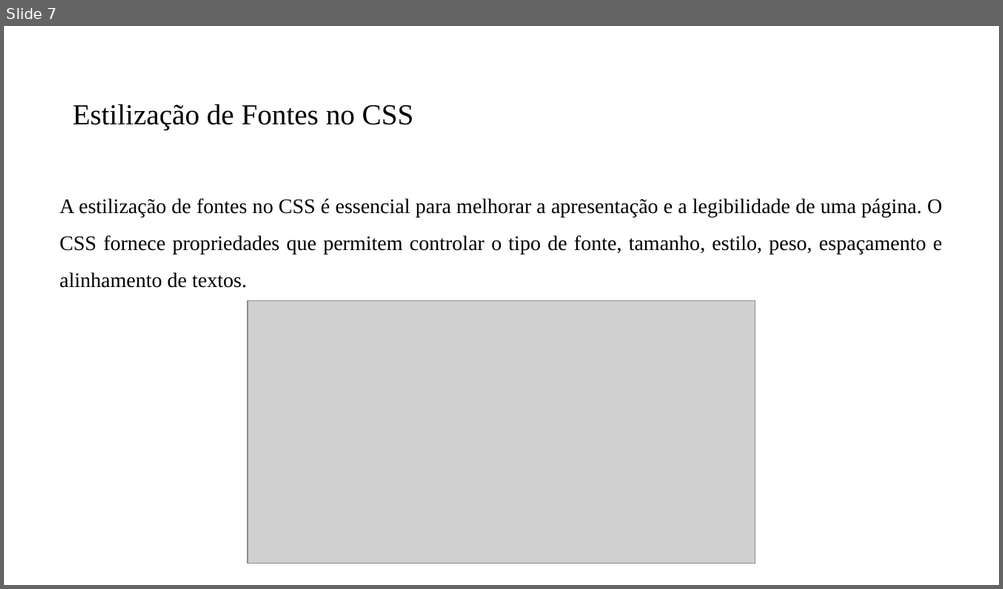
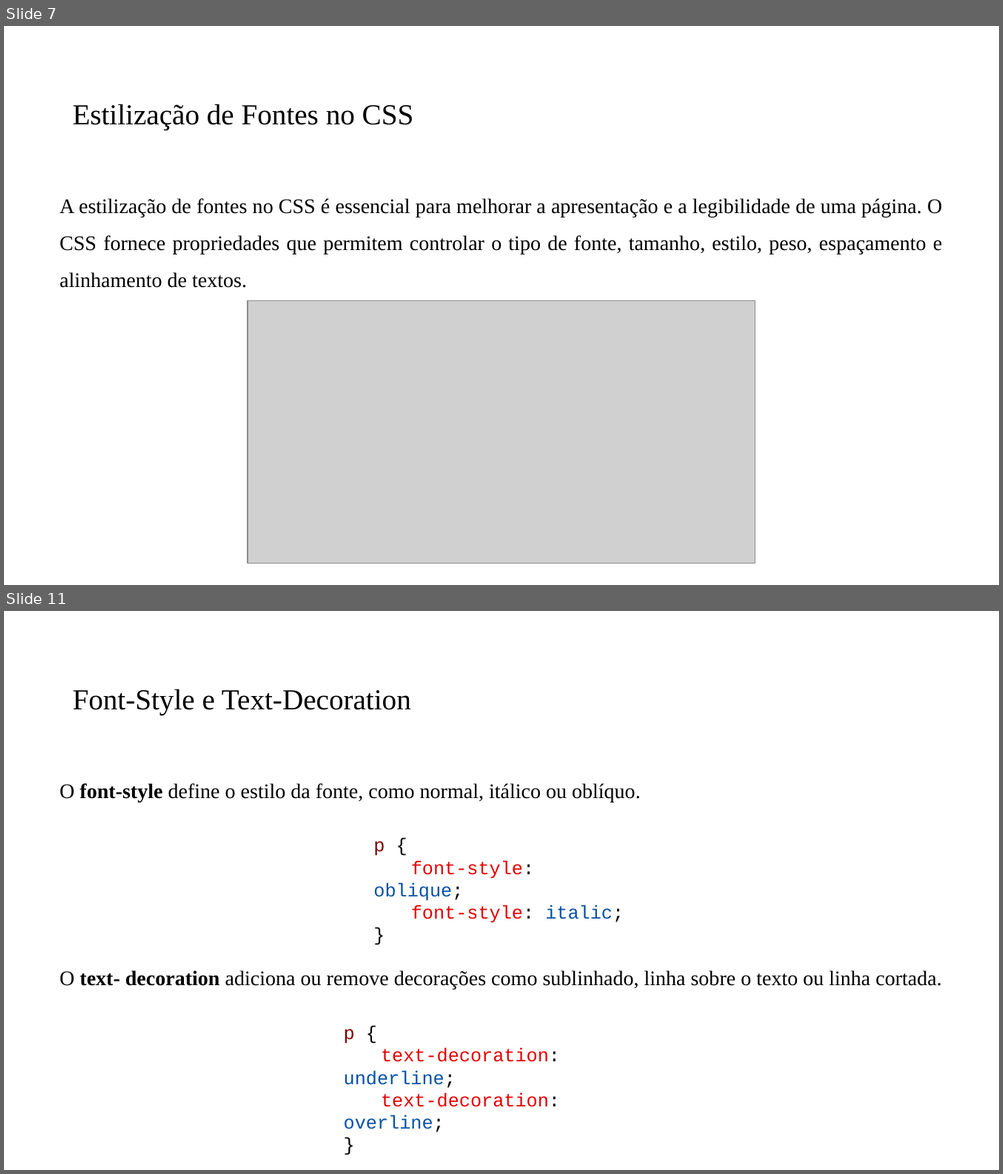
Before and after one commit to PedroMiho/Logica-de-Programacao, a slide deck: Módulo 01 - HTML e CSS/Aula 04 - Introdução ao CSS/Introdução ao CSS.pptx. Shown one above the other, each under a label of ours: slide 7 before the commit, slides 7 and 11 after it; the slides between them are not shown. The pictures are 1003x589 and 1003x1174 pixels, drawn with LibreOffice and Linux fonts; fonts in the diff are those of the drawing; grey boxes stand for pictures; background and template pictures are left out. Boxes give left, top, right and bottom in pixels: in the first picture for what was removed or moved away, otherwise in the second. Text is boxed around its words. In the diff, an @@ line names an element or a change of style, - is before the commit and + after.

```diff
--- a/Módulo 01 - HTML e CSS/Aula 04 - Introdução ao CSS/Introdução ao CSS.pptx
+++ b/Módulo 01 - HTML e CSS/Aula 04 - Introdução ao CSS/Introdução ao CSS.pptx
@@ slide 11 added at (x1=4, y1=611, x2=999, y2=1170), background #FFFFFF @@
@@ title added at (x1=73, y1=689, x2=411, y2=715), 28 pt, text #000000 @@
+Font-Style e Text-Decoration
@@ text added at (x1=60, y1=783, x2=640, y2=802), 20 pt, text #000000 @@
+O font-style define o estilo da fonte, como normal, itálico ou oblíquo.
@@ text added at (x1=373, y1=841, x2=623, y2=923), 18 pt, text #E50000 @@
+p {
+font-style: oblique;
+font-style: italic;
+}
@@ text added at (x1=60, y1=971, x2=941, y2=990), 20 pt, text #000000 @@
+O text- decoration adiciona ou remove decorações como sublinhado, linha sobre o texto ou linha cortada.
@@ text added at (x1=344, y1=1029, x2=560, y2=1133), 18 pt, text #E50000 @@
+p {
+text-decoration: underline;
+text-decoration: overline;
+}
```
Also in this commit, not shown: 7 other slides added, 1 slide removed, 5 other files.
